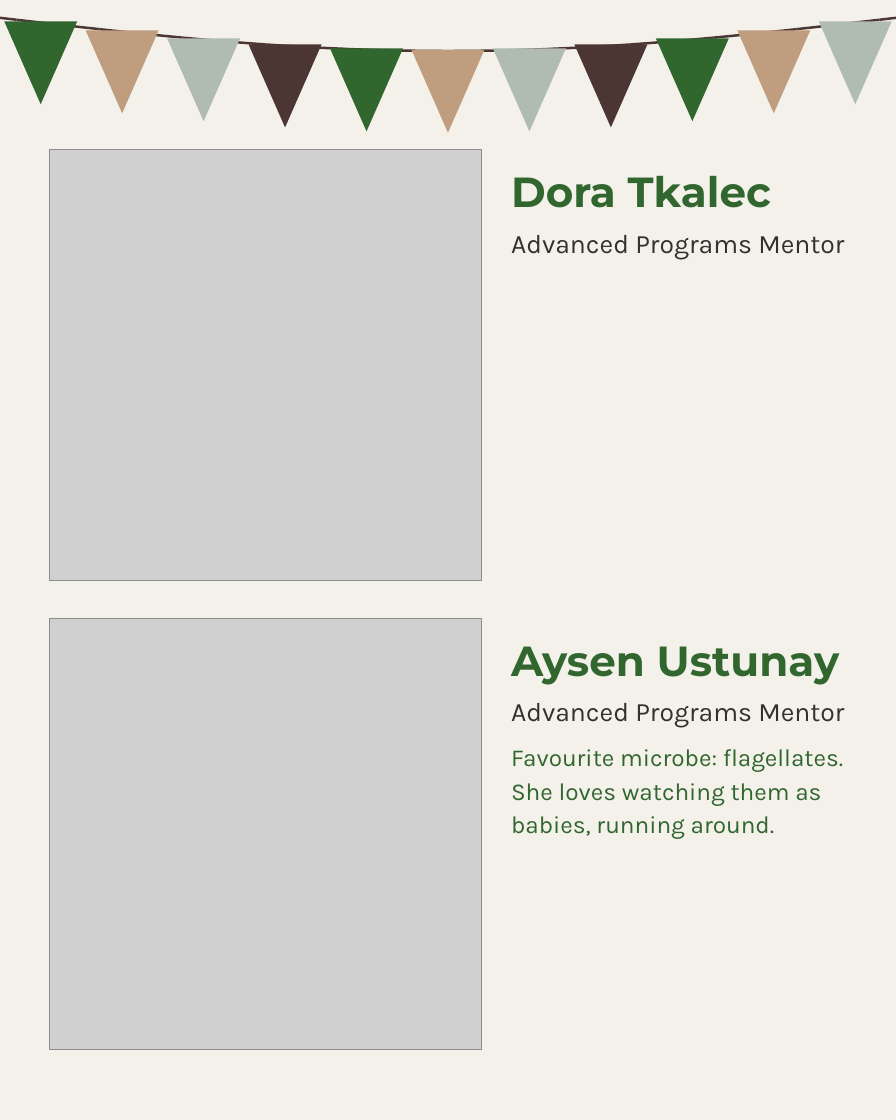
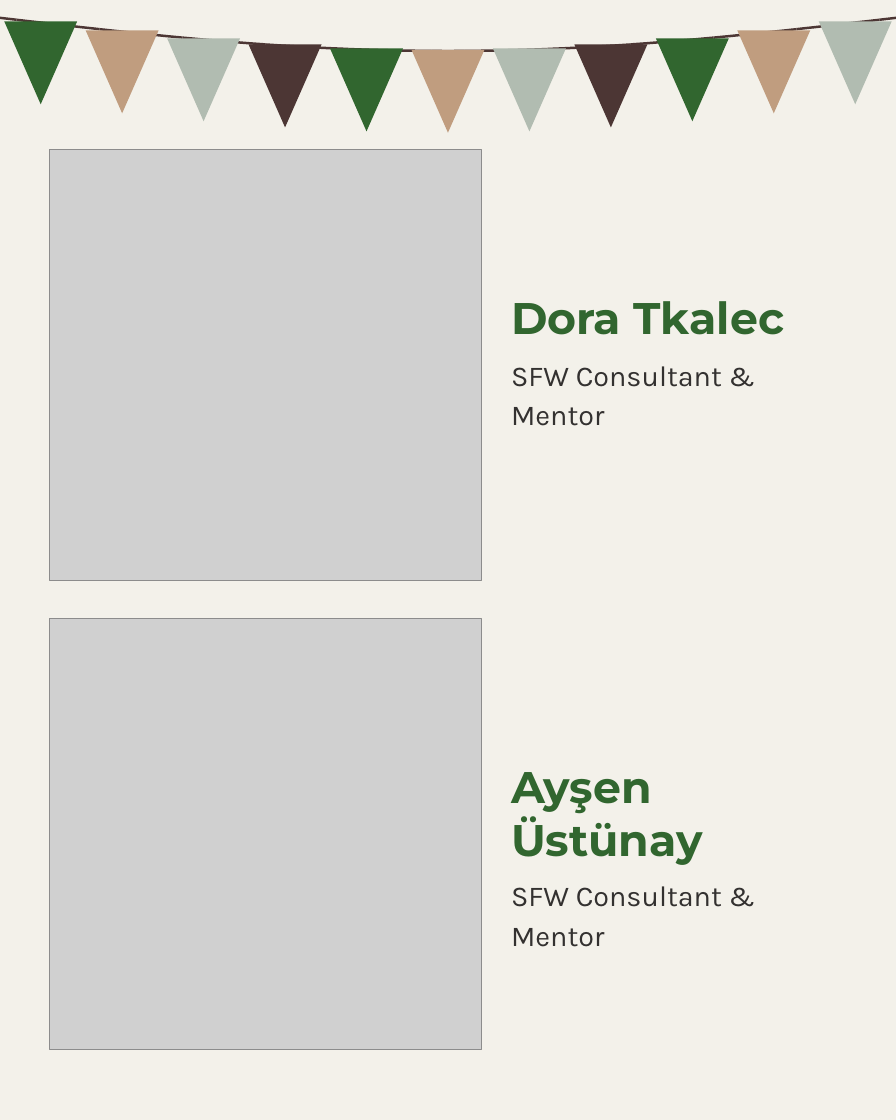
Before and after one commit to linneamoritznyc/SFW-SocialMedia, a slide deck: slide 7 of templates/posts/october/05-10-2026-mon-ig-teachers-day-option-4-ten-slides.pptx. Drawn at 896x1120 pixels with LibreOffice and Linux fonts; fonts in the diff are those of the drawing; grey boxes stand for pictures. Boxes give left, top, right and bottom in pixels: in the first picture for what was removed or moved away, otherwise in the second. Text is boxed around its words. In the diff, an @@ line names an element or a change of style, - is before the commit and + after.

```diff
--- a/templates/posts/october/05-10-2026-mon-ig-teachers-day-option-4-ten-slides.pptx
+++ b/templates/posts/october/05-10-2026-mon-ig-teachers-day-option-4-ten-slides.pptx
@@ text "Dora Tkalec": place and size @@
-text "Dora Tkalec" at (511, 176, 771, 208)
+text "Dora Tkalec" at (511, 301, 785, 335)
@@ text "Dora Tkalec" at (511, 301, 785, 335): size 38 to 40 pt @@
@@ text at (511, 366, 722, 426): text changed; size 24 to 26 pt @@
-Advanced Programs Mentor
+SFW Consultant & Mentor
@@ text removed at (511, 749, 843, 839) @@
-Favourite microbe: flagellates. She loves watching them as babies, running around.
@@ text at (511, 772, 703, 865): text changed; size 38 to 40 pt @@
-Aysen Ustunay
+Ayşen Üstünay
@@ text at (511, 886, 722, 947): text changed; size 24 to 26 pt @@
-Advanced Programs Mentor
+SFW Consultant & Mentor
```
Also in this commit, not shown: 7 other slides changed, 20 other files.
